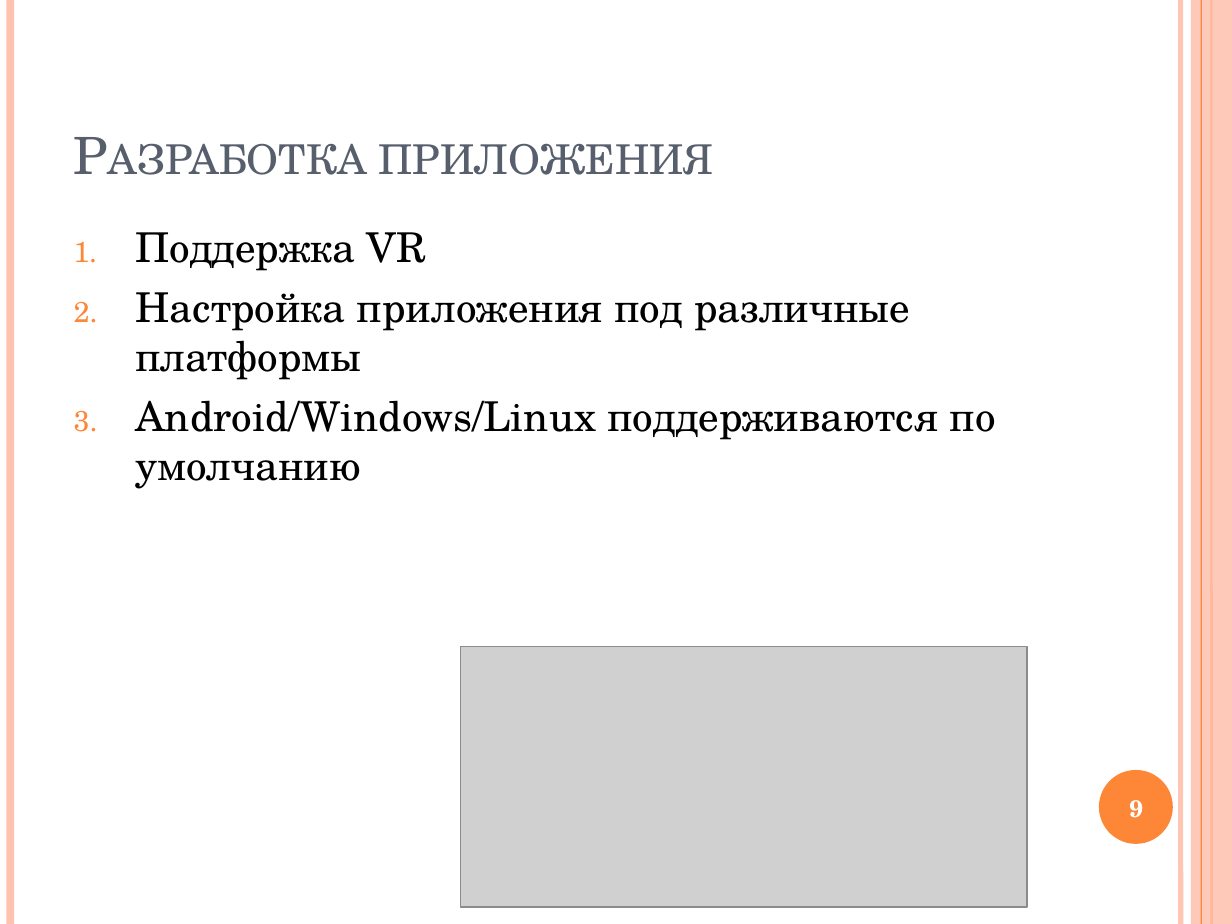
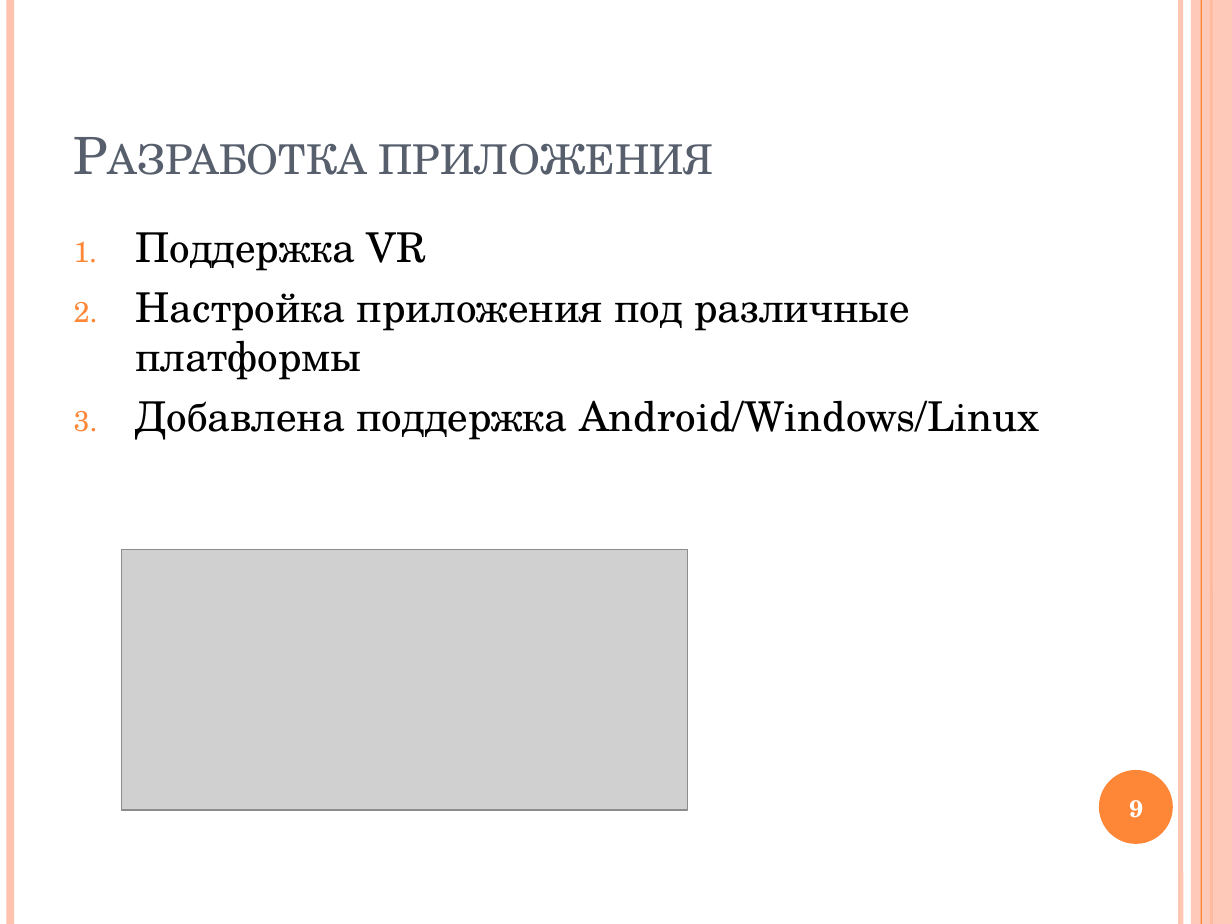
Before and after one commit to VSobolenko/VR-StudyRoom, a slide deck: slide 9 of Диплом - Приложение Unity VR/Презентация.pptx. Drawn at 1232x924 pixels with LibreOffice and Linux fonts; fonts in the diff are those of the drawing; grey boxes stand for pictures. Boxes give left, top, right and bottom in pixels: in the first picture for what was removed or moved away, otherwise in the second. Text is boxed around its words. In the diff, an @@ line names an element or a change of style, - is before the commit and + after.

```diff
--- a/Диплом - Приложение Unity VR/Презентация.pptx
+++ b/Диплом - Приложение Unity VR/Презентация.pptx
@@ text at <box>135,400,1040,440</box>: text changed @@
-3. Android/Windows/Linux поддерживаются по умолчанию
+3. Добавлена поддержка Android/Windows/Linux
@@ picture: place and size @@
-picture at <box>461,647,1027,908</box>
+picture at <box>121,549,687,811</box>
```
Also in this commit, not shown: 4 other slides changed, 7 other files.
